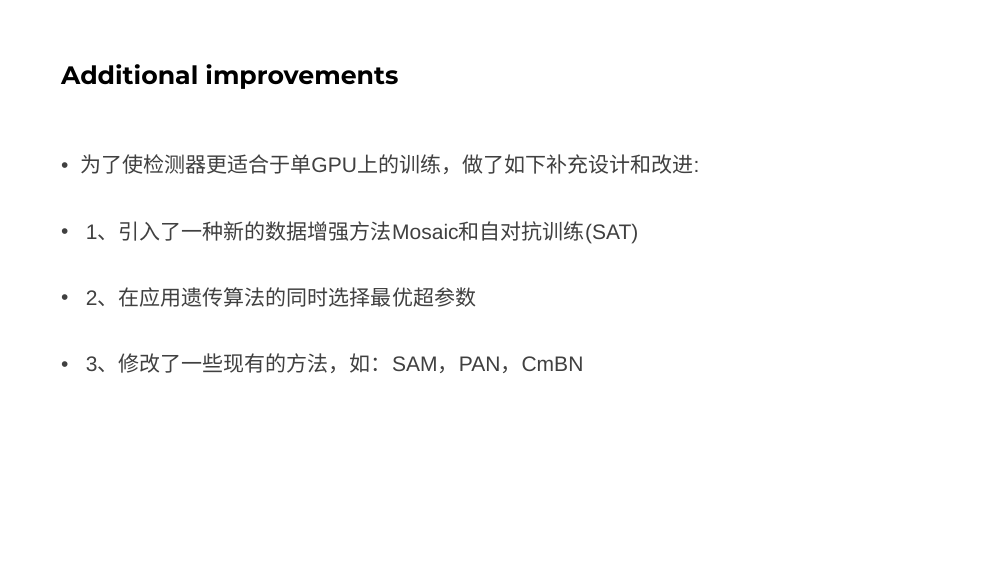
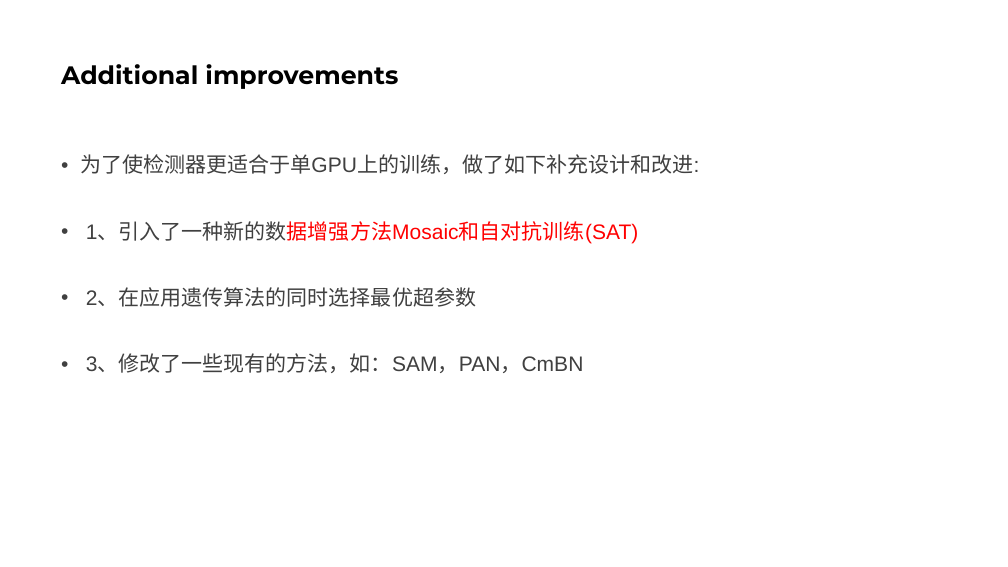
Before and after one commit to Adnios/DVS-gesture_recognition, a slide deck: slide 6 of tracking/YOLOv4.pptx (slide 5 before the commit). Drawn at 1008x567 pixels with LibreOffice and Linux fonts; fonts in the diff are those of the drawing. Boxes give left, top, right and bottom in pixels: in the first picture for what was removed or moved away, otherwise in the second. Text is boxed around its words. In the diff, an @@ line names an element or a change of style, - is before the commit and + after.

```diff
--- a/tracking/YOLOv4.pptx
+++ b/tracking/YOLOv4.pptx
@@ text at (86, 222, 639, 243): text colour #404040 to #FF0000 in "1、引入了一种新的数据增强方法Mosaic和自对抗训练(SAT)" @@
```
Also in this commit, not shown: 4 other slides changed, 10 slides added, 1 slide removed, 11 other files.
